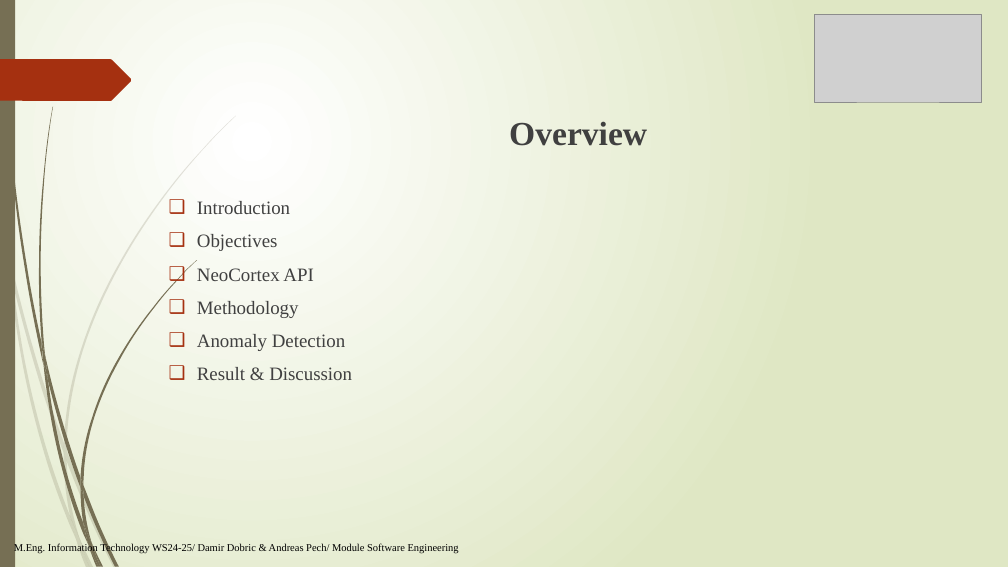
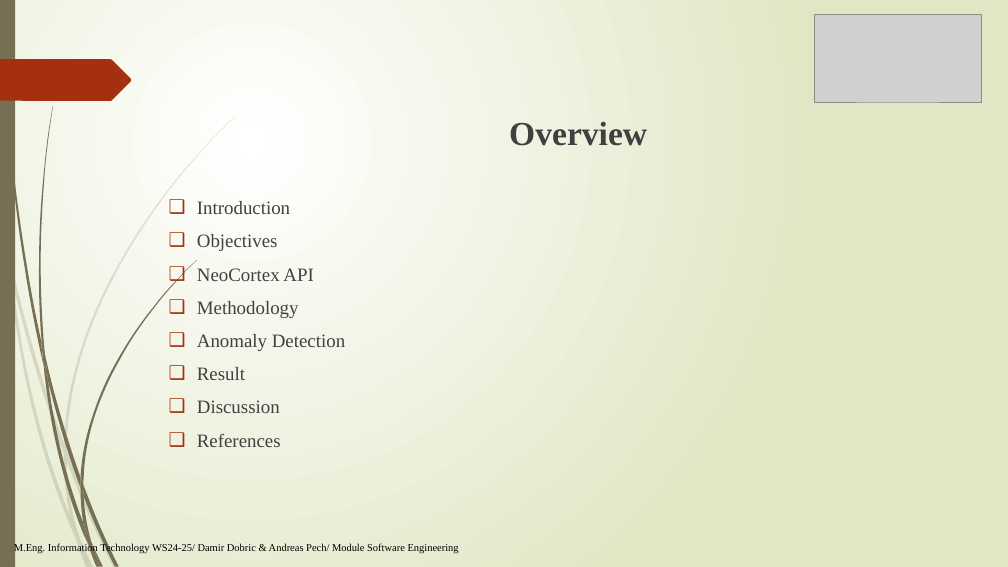
Before and after one commit to sohelranalive/neocortexapi-CodeHive, a slide deck: slide 2 of source/MySEProject/Documentation/PresentationFile_CodeHive.pptx. Drawn at 1008x567 pixels with LibreOffice and Linux fonts; fonts in the diff are those of the drawing; grey boxes stand for pictures. Boxes give left, top, right and bottom in pixels: in the first picture for what was removed or moved away, otherwise in the second. Text is boxed around its words. In the diff, an @@ line names an element or a change of style, - is before the commit and + after.

Commit message:
added result discussion on ppt

```diff
--- a/source/MySEProject/Documentation/PresentationFile_CodeHive.pptx
+++ b/source/MySEProject/Documentation/PresentationFile_CodeHive.pptx
@@ text at box(197, 367, 281, 447): text changed @@
-❑ Result & Discussion
+❑ Result
+❑ Discussion
+❑ References
```
Also in this commit, not shown: 2 other slides changed, 7 slides added.
